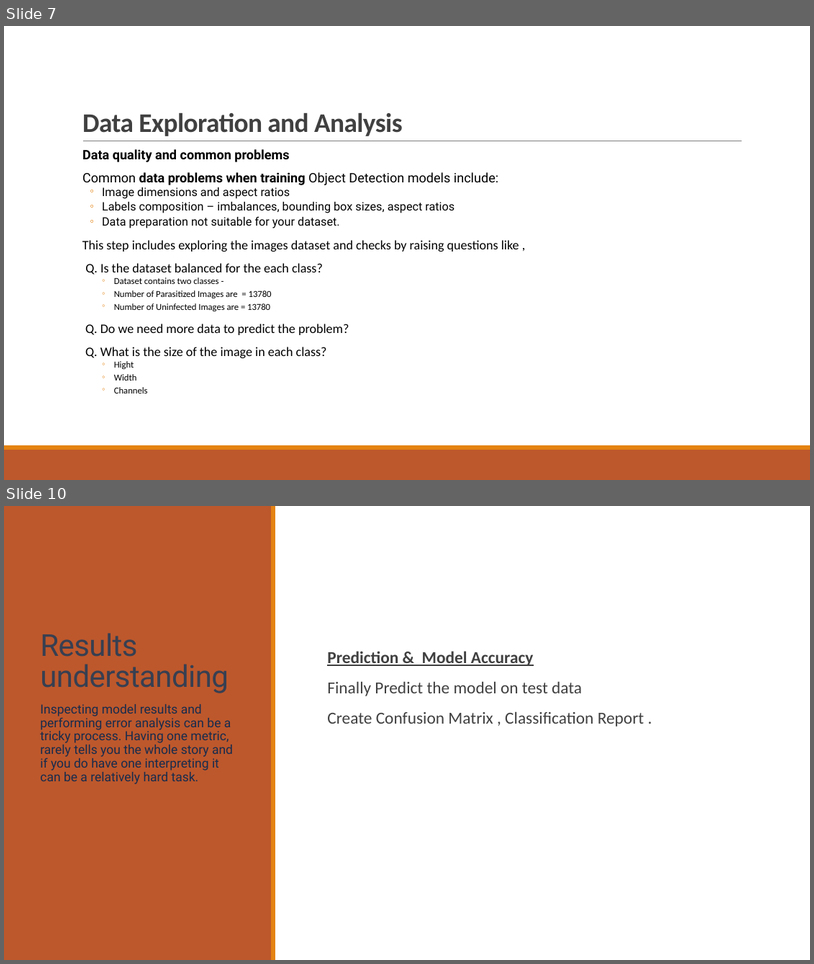
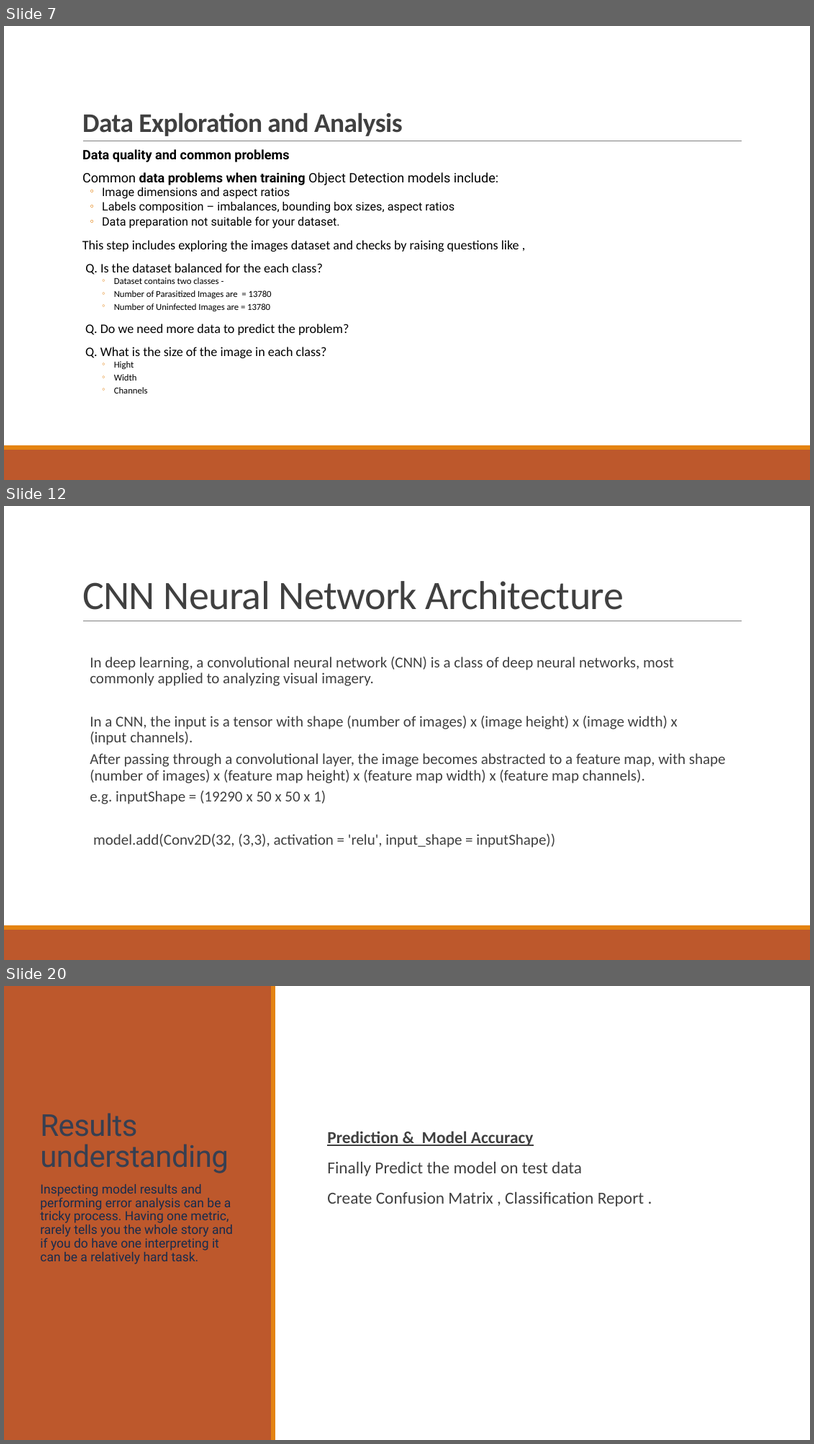
Before and after one commit to SANDIP79190219/Deep-Learning, a slide deck: Capstone Project 2.pptx. Shown one above the other, each under a label of ours: slides 7 and 10 before the commit, slides 7, 12 and 20 after it; the slides between them are not shown. The pictures are 814x964 and 814x1444 pixels, drawn with LibreOffice and Linux fonts; fonts in the diff are those of the drawing. Boxes give left, top, right and bottom in pixels: in the first picture for what was removed or moved away, otherwise in the second. Text is boxed around its words. In the diff, an @@ line names an element or a change of style, - is before the commit and + after.

```diff
--- a/Capstone Project 2.pptx
+++ b/Capstone Project 2.pptx
@@ slide 12 added at bbox=[4, 506, 810, 960], background #FFFFFF; not listed: 3 template elements that a slide beside it also shows @@
@@ title added at bbox=[82, 581, 624, 610], 48 pt, text #404040 @@
+CNN Neural Network Architecture
@@ text added at bbox=[90, 656, 726, 847], 18 pt, text #404040 @@
+  In deep learning, a convolutional neural network (CNN) is a class of deep neural networks, most commonly applied to analyzing visual imagery.
+  In a CNN, the input is a tensor with shape (number of images) x (image height) x (image width) x (input channels).
+  After passing through a convolutional layer, the image becomes abstracted to a feature map, with shape (number of images) x (feature map height) x (feature map width) x (feature map channels).
+  e.g. inputShape = (19290 x 50 x 50 x 1)
+  model.add(Conv2D(32, (3,3), activation = 'relu', input_shape = inputShape))
@@ what was slide 10 is now slide 20 @@
```
Also in this commit, not shown: 2 slides changed, 9 other slides added, 4 other files.
